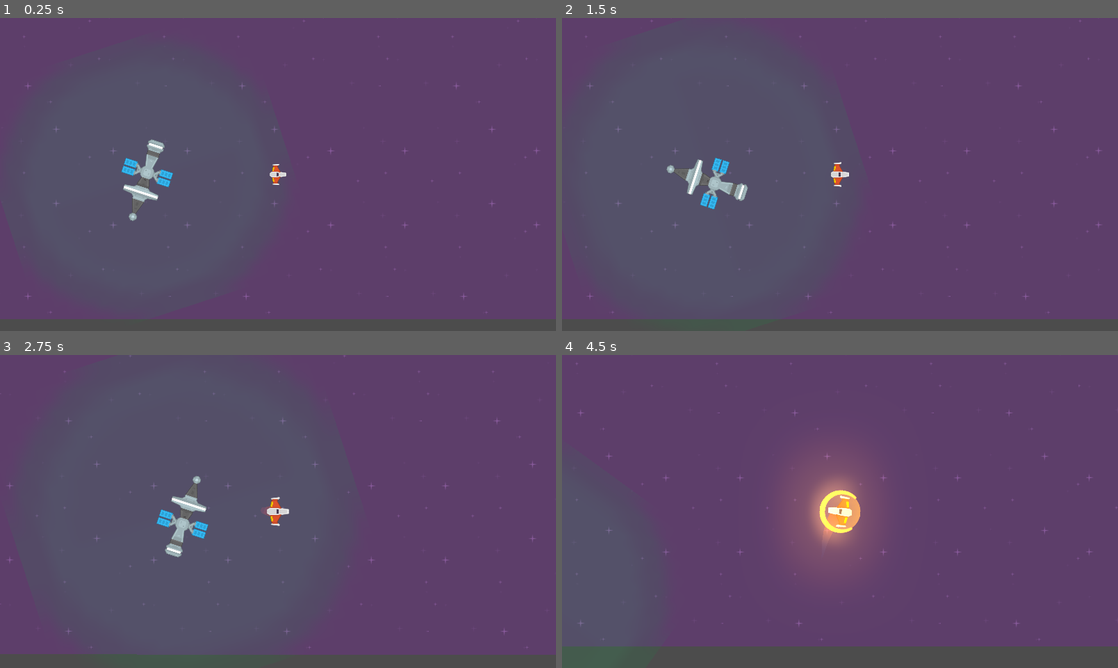
Above: before the commit, frames 1-4 (two rows, left to right).
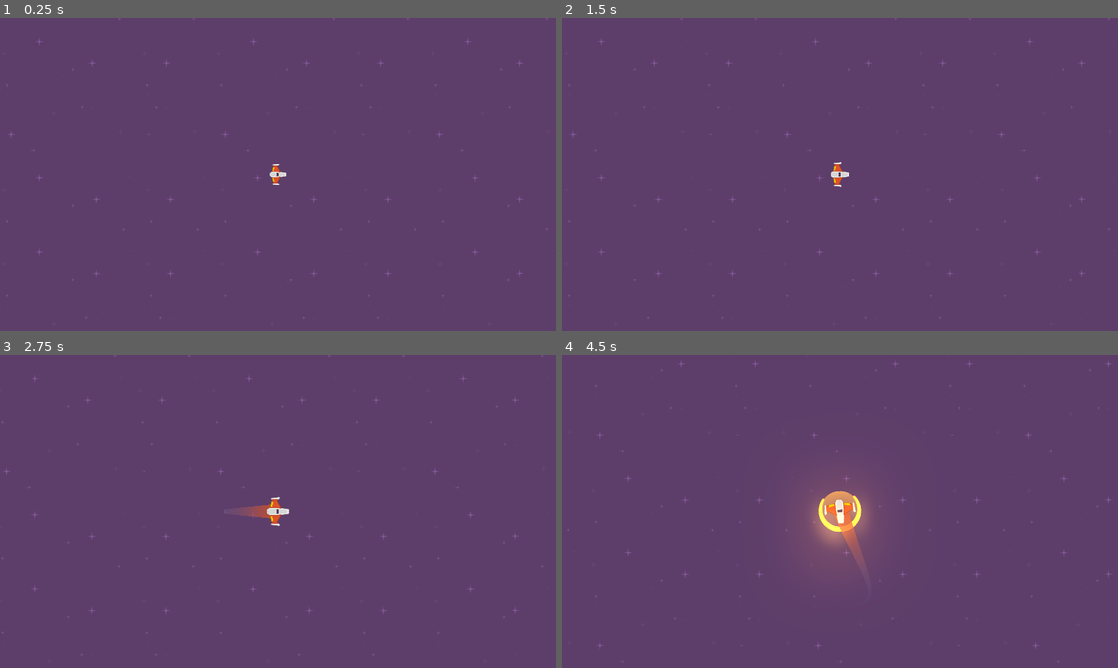
Above: after the commit, the same moments.

Repository: Elunneh/Juego-Meteo
Game: Godot game, scene res://Juego/Niveles/NivelTest.tscn
Two runs of this game, one before a commit and one after it. Both use one fixed random seed, a clock stepped at 60 frames per second and the inputs below.
Inputs (mouse positions are in pixels of both pictures, inside the frame that each line leads up to):
- Up to frame 1 (0.25 s): no input
- Up to frame 2 (1.5 s): move the mouse to (962, 158) at 0.52 s; press the mouse at (962, 158) at 0.53 s; hold W (mover_adelante) 0.53-1.28 s; move the mouse to (728, 190) at 1.27 s; release the mouse at (728, 190) at 1.28 s; hold S (mover_atras) from 1.28 s (still down); right-click (728, 190) at 1.35 s
- Up to frame 3 (2.75 s): move the mouse to (333, 442) at 2.02 s; release S (mover_atras) at 2.03 s; hold W (mover_adelante) from 2.03 s (still down); tap E (recarga_laser) at 2.1 s
- Up to frame 4 (4.5 s): move the mouse to (812, 574) at 2.77 s; tap A (rotar_antihorario) at 2.85 s; move the mouse to (1006, 558) at 3.52 s; release W (mover_adelante) at 3.53 s; hold D (rotar_horario) 3.53-4.28 s; hold S (mover_atras) from 3.53 s (still down); tap Middle mouse button (escudo) at 4.15 s; move the mouse to (673, 464) at 4.27 s; tap Mouse wheel up (zoom_acercar) at 4.35 s

The runs differ from the first frame. In frame 1, 5.0% of the frame differs, in the area x 0-100%, y 0-100%; in frame 2, 5.0%; in frame 3, 5.8%; in frame 4, 8.6%, in the area x 0-100%, y 2-100%.

Commit message:
actualizado

Diff:
--- /dev/null
+++ b/Juego/Naves/NaveBase.gd
@@ -0,0 +1,68 @@
+##NaveBase.gd
+class_name NaveBase
+extends RigidBody2D
+
+##Enums
+enum ESTADO {SPAWN, VIVO, INVENCIBLE, MUERTO}
+
+##Atributos Export
+export var hitpoints: float = 20.0
+
+##Atributos
+var estado_actual:int = ESTADO.SPAWN
+
+##Atributos Onready
+onready var colisionador:CollisionShape2D = $CollisionShape2D
+onready var impacto_sfx: AudioStreamPlayer = $ImpactoSFX
+onready var canion:Canion = $Canion
+
+## Metodos
+func _ready()-> void:
+	controlador_estados(estado_actual)
+
+## Metodos Custom
+
+func controlador_estados(nuevo_estado: int)-> void:
+	match nuevo_estado:
+		ESTADO.SPAWN:
+			colisionador.set_deferred("disabled", true)
+			canion.set_puede_disparar(false)
+		ESTADO.VIVO:
+			colisionador.set_deferred("disabled", false)
+			canion.set_puede_disparar(true)
+		ESTADO.INVENCIBLE:
+			colisionador.set_deferred("disabled", true)
+		ESTADO.MUERTO:
+			colisionador.set_deferred("disabled", true)
+			canion.set_puede_disparar(false)
+			Eventos.emit_signal("nave_destruida", self, global_position)
+			queue_free()
+		_:
+			printerr("Error de Estado")
+	estado_actual = nuevo_estado
+
+## Destruccion
+func destruir() -> void:
+	controlador_estados(ESTADO.MUERTO)
+	Eventos.emit_signal("nave_destruida", self, global_position, 3)
+	queue_free()
+
+
+func recibir_danio(danio:float)-> void:
+	hitpoints -= danio
+	if hitpoints <= 0.0:
+		Eventos.emit_signal("nave_destruida",self, global_position, 3)
+
+		controlador_estados(ESTADO.MUERTO)
+		impacto_sfx.play()
+		queue_free()
+
+
+func _on_AnimationPlayer_animation_finished(anim_name: String)-> void:
+	if anim_name == "Spawn":
+		controlador_estados(ESTADO.VIVO)
+
+func _on_body_entered(body):
+	if body is Meteoritos:
+		body.destruir()
+		destruir()
--- /dev/null
+++ b/Juego/Naves/NaveBase.tscn
@@ -0,0 +1,29 @@
+[gd_scene load_steps=5 format=2]
+
+[ext_resource path="res://Juego/Naves/NaveBase.gd" type="Script" id=1]
+[ext_resource path="res://Juego/Proyectiles/Canion.tscn" type="PackedScene" id=2]
+[ext_resource path="res://Juego/Proyectiles/ProyectilPlayer.tscn" type="PackedScene" id=3]
+[ext_resource path="res://Juego/Naves/Player/Sonidos/impacto.ogg" type="AudioStream" id=6]
+
+[node name="NaveBase" type="RigidBody2D"]
+collision_layer = 2147483648
+collision_mask = 0
+gravity_scale = 0.0
+script = ExtResource( 1 )
+hitpoints = 100.0
+
+[node name="Sprite" type="Sprite" parent="."]
+
+[node name="CollisionShape2D" type="CollisionShape2D" parent="."]
+position = Vector2( -7.62939e-06, 0.314972 )
+
+[node name="Canion" parent="." instance=ExtResource( 2 )]
+position = Vector2( 1.124, 0 )
+proyectil = ExtResource( 3 )
+danio_proyectil = 8
+
+[node name="ImpactoSFX" type="AudioStreamPlayer" parent="."]
+stream = ExtResource( 6 )
+volume_db = -12.077
+bus = "SFX"
+[connection signal="body_entered" from="." to="." method="_on_body_entered"]
--- /dev/null
+++ b/Juego/Naves/Player/Estela/AnimationPlayer.tscn
@@ -0,0 +1,37 @@
+[gd_scene load_steps=3 format=2]
+
+[sub_resource type="Animation" id=1]
+resource_name = "Default"
+tracks/0/type = "value"
+tracks/0/path = NodePath("Sprite:scale")
+tracks/0/interp = 1
+tracks/0/loop_wrap = true
+tracks/0/imported = false
+tracks/0/enabled = true
+tracks/0/keys = {
+"times": PoolRealArray( 0, 1 ),
+"transitions": PoolRealArray( 1, 1 ),
+"update": 0,
+"values": [ Vector2( 1, 1 ), Vector2( 1, 1 ) ]
+}
+
+[sub_resource type="Animation" id=2]
+resource_name = "Spawn"
+length = 1.6
+tracks/0/type = "value"
+tracks/0/path = NodePath("Sprite:scale")
+tracks/0/interp = 1
+tracks/0/loop_wrap = true
+tracks/0/imported = false
+tracks/0/enabled = true
+tracks/0/keys = {
+"times": PoolRealArray( 0, 0.2, 0.5, 0.8, 1.1, 1.3, 1.6 ),
+"transitions": PoolRealArray( 1, 1, 0.965937, 3.4822, 0.277392, 3.13834, 1 ),
+"update": 0,
+"values": [ Vector2( 1, 1 ), Vector2( 0.8, 0.8 ), Vector2( 0.5, 0.5 ), Vector2( 0.8, 0.8 ), Vector2( 0.5, 0.5 ), Vector2( 0.8, 0.8 ), Vector2( 1, 1 ) ]
+}
+
+[node name="AnimationPlayer" type="AnimationPlayer"]
+autoplay = "Spawn"
+anims/Default = SubResource( 1 )
+anims/Spawn = SubResource( 2 )
--- /dev/null
+++ b/Juego/Naves/Player/Estela/CamaraPlayer.tscn
@@ -0,0 +1,9 @@
+[gd_scene load_steps=2 format=2]
+
+[ext_resource path="res://Juego/Naves/Player/CamaraPlayer.gd" type="Script" id=1]
+
+[node name="CamaraPlayer" type="Camera2D"]
+current = true
+script = ExtResource( 1 )
+
+[node name="TweenZoom" type="Tween" parent="."]
--- /dev/null
+++ b/Juego/Naves/Player/Estela/EstelaPuntoInicio.tscn
@@ -0,0 +1,27 @@
+[gd_scene load_steps=5 format=2]
+
+[ext_resource path="res://Juego/Naves/Player/Estela/Trail2D.tscn" type="PackedScene" id=1]
+[ext_resource path="res://Juego/Naves/Player/Estela/Trail2D.gd" type="Script" id=2]
+
+[sub_resource type="Curve" id=1]
+_data = [ Vector2( 0, 0 ), 0.0, 1.0, 0, 1, Vector2( 1, 1 ), 1.0, 0.0, 1, 0 ]
+
+[sub_resource type="Gradient" id=2]
+colors = PoolColorArray( 0.294118, 0.356863, 0.670588, 0, 0.788235, 0.301961, 0.164706, 1 )
+
+[node name="EstelaPuntoInicio" type="Position2D"]
+position = Vector2( 0.00481033, 0 )
+
+[node name="Trail2D" type="Line2D" parent="." instance=ExtResource( 1 )]
+points = PoolVector2Array( 0, 0, 60, 0 )
+width = 50.0
+width_curve = SubResource( 1 )
+default_color = Color( 1, 1, 1, 1 )
+gradient = SubResource( 2 )
+joint_mode = 2
+script = ExtResource( 2 )
+is_emitting = true
+resolution = 5.0
+lifetime = 0.6
+max_points = 150
+target_path = NodePath("../../../NaveBase/EstelaPuntoInicio")
--- a/Juego/Naves/Player/Player.gd
+++ b/Juego/Naves/Player/Player.gd
@@ -1,27 +1,19 @@
 class_name Player
-extends RigidBody2D
-
-##Enums
-enum ESTADO {SPAWN, VIVO, INVENCIBLE, MUERTO}
+extends NaveBase
 
 ##Atributos export
-export var potencia_motor:int = 20
-export var potencia_rotacion: int = 280
+export var potencia_motor:int = 18
+export var potencia_rotacion: int = 260
 export var estela_maxima:int = 150
-export var hitpoints: float = 15.0
 
 ##Atributos
 var empuje:Vector2 = Vector2.ZERO
 var dir_rotacion:int = 0
-var estado_actual:int = ESTADO.SPAWN
 
 ##Atributos Onready
-onready var canion:Canion = $Canion
 onready var laser:RayoLaser = $LaserBeam2D setget, get_laser
 onready var estela:Estela = $EstelaPuntoInicio/Trail2D
 onready var motor_sfx: Motor = $MotorSFX
-onready var colisionador:CollisionShape2D = $CollisionShape2D
-onready var impacto_sfx: AudioStreamPlayer = $ImpactoSFX
 onready var escudo: Escudo = $Escudo setget, get_escudo
 
 ##Setter y Getter
@@ -32,19 +24,7 @@
 func get_escudo() -> Escudo:
 	return escudo
 
-
-## Metodos
-func _ready()-> void:
-	controlador_estados(estado_actual)
-
-
-func _integrate_forces(state: Physics2DDirectBodyState) ->void:
-	apply_central_impulse(empuje.rotated(rotation))
-	apply_torque_impulse(dir_rotacion * potencia_rotacion)
-
-func _process(delta: float)-> void:
-	player_input()
-
+##Metodos
 func _unhandled_input(event: InputEvent)-> void:
 	if not esta_input_activo():
 		return
@@ -57,12 +37,14 @@
 
 
 	##disparo de rayo
+
 	if event.is_action_pressed("disparo_secundario"):
 		laser.set_is_casting(true)
 	if event.is_action_released("disparo_secundario"):
 		laser.set_is_casting(false)
 
 ##control de Estela y sonido de Motor
+
 	if event.is_action_pressed("mover_adelante"):
 		estela.set_max_points(estela_maxima)
 		motor_sfx.sonido_on()
@@ -73,39 +55,18 @@
 	if (event.is_action_released("mover_adelante") or event.is_action_released("mover_atras")):
 		motor_sfx.sonido_off()
 
+func _integrate_forces(state: Physics2DDirectBodyState) ->void:
+	apply_central_impulse(empuje.rotated(rotation))
+	apply_torque_impulse(dir_rotacion * potencia_rotacion)
 
+func _process(delta: float)-> void:
+	player_input()
 
-## Metodos Custom
-
-
-func controlador_estados(nuevo_estado: int)-> void:
-	match nuevo_estado:
-		ESTADO.SPAWN:
-			colisionador.set_deferred("disabled", true)
-			canion.set_puede_disparar(false)
-		ESTADO.VIVO:
-			colisionador.set_deferred("disabled", false)
-			canion.set_puede_disparar(true)
-		ESTADO.INVENCIBLE:
-			colisionador.set_deferred("disabled", true)
-		ESTADO.MUERTO:
-			colisionador.set_deferred("disabled", true)
-			canion.set_puede_disparar(false)
-			Eventos.emit_signal("nave_destruida", self, global_position)
-			queue_free()
-		_:
-			printerr("Error de Estado")
-	estado_actual = nuevo_estado
-
-func esta_input_activo() -> bool:
-	if estado_actual in [ESTADO.MUERTO, ESTADO.SPAWN]:
-		return false
-	return true
+##Metodo custom
 
 func player_input() -> void:
 	if not esta_input_activo():
 		return
-
 
 	#Empuje
 	empuje = Vector2.ZERO
@@ -127,33 +88,7 @@
 	if Input. is_action_just_released("disparo_principal"):
 		canion.set_esta_disparando(false)
 
-
-
-## Destruccion
-func destruir() -> void:
-	controlador_estados(ESTADO.MUERTO)
-	Eventos.emit_signal("nave_destruida", self, global_position, 3)
-	queue_free()
-
-
-func recibir_danio(danio:float)-> void:
-	hitpoints -= danio
-	if hitpoints <= 0.0:
-		Eventos.emit_signal("nave_destruida",self, global_position, 3)
-
-		controlador_estados(ESTADO.MUERTO)
-		impacto_sfx.play()
-		queue_free()
-
-
-
-
-func _on_AnimationPlayer_animation_finished(anim_name: String)-> void:
-	if anim_name == "Spawn":
-		controlador_estados(ESTADO.VIVO)
-
-
-func _on_body_entered(body):
-	if body is Meteoritos:
-		body.destruir()
-		destruir()
+func esta_input_activo() -> bool:
+	if estado_actual in [ESTADO.MUERTO, ESTADO.SPAWN]:
+		return false
+	return true
--- a/Juego/Naves/Player/Player.tscn
+++ b/Juego/Naves/Player/Player.tscn
@@ -1,118 +1,64 @@
-[gd_scene load_steps=15 format=2]
+[gd_scene load_steps=12 format=2]
 
-[ext_resource path="res://Juego/Naves/Player/player_orange.png" type="Texture" id=1]
+[ext_resource path="res://Juego/Naves/Player/Estela/EstelaPuntoInicio.tscn" type="PackedScene" id=1]
 [ext_resource path="res://Juego/Naves/Player/MaterialFisico.tres" type="PhysicsMaterial" id=2]
-[ext_resource path="res://Juego/Naves/Player/Player.gd" type="Script" id=3]
-[ext_resource path="res://Juego/Proyectiles/Canion.tscn" type="PackedScene" id=4]
+[ext_resource path="res://Juego/Naves/Player/Estela/AnimationPlayer.tscn" type="PackedScene" id=3]
+[ext_resource path="res://Juego/Naves/Player/Estela/CamaraPlayer.tscn" type="PackedScene" id=4]
 [ext_resource path="res://Juego/LaseBeam/LaserBeam2D.tscn" type="PackedScene" id=5]
-[ext_resource path="res://Juego/Naves/Player/Estela/Trail2D.tscn" type="PackedScene" id=6]
 [ext_resource path="res://Juego/Naves/Player/Sonidos/MotorSFX.tscn" type="PackedScene" id=7]
-[ext_resource path="res://Juego/Naves/Player/Sonidos/impacto.ogg" type="AudioStream" id=8]
+[ext_resource path="res://Juego/Naves/Player/player_orange.png" type="Texture" id=8]
 [ext_resource path="res://Juego/Naves/Player/Escudo/Escudo.tscn" type="PackedScene" id=9]
-[ext_resource path="res://Juego/Proyectiles/ProyectilPlayer.tscn" type="PackedScene" id=10]
-[ext_resource path="res://Juego/Naves/Player/CamaraPlayer.gd" type="Script" id=11]
+[ext_resource path="res://Juego/Naves/Player/Player.gd" type="Script" id=10]
+[ext_resource path="res://Juego/Naves/NaveBase.tscn" type="PackedScene" id=11]
 
 [sub_resource type="CircleShape2D" id=1]
-radius = 37.0115
+radius = 40.3496
 
-[sub_resource type="Animation" id=2]
-resource_name = "Default"
-tracks/0/type = "value"
-tracks/0/path = NodePath("Sprite:scale")
-tracks/0/interp = 1
-tracks/0/loop_wrap = true
-tracks/0/imported = false
-tracks/0/enabled = true
-tracks/0/keys = {
-"times": PoolRealArray( 0, 1 ),
-"transitions": PoolRealArray( 1, 1 ),
-"update": 0,
-"values": [ Vector2( 1, 1 ), Vector2( 1, 1 ) ]
-}
-
-[sub_resource type="Animation" id=3]
-resource_name = "Spawn"
-length = 1.6
-tracks/0/type = "value"
-tracks/0/path = NodePath("Sprite:scale")
-tracks/0/interp = 1
-tracks/0/loop_wrap = true
-tracks/0/imported = false
-tracks/0/enabled = true
-tracks/0/keys = {
-"times": PoolRealArray( 0, 0.2, 0.5, 0.8, 1.1, 1.3, 1.6 ),
-"transitions": PoolRealArray( 1, 1, 0.965937, 3.4822, 0.277392, 3.13834, 1 ),
-"update": 0,
-"values": [ Vector2( 1, 1 ), Vector2( 0.8, 0.8 ), Vector2( 0.5, 0.5 ), Vector2( 0.8, 0.8 ), Vector2( 0.5, 0.5 ), Vector2( 0.8, 0.8 ), Vector2( 1, 1 ) ]
-}
-
-[node name="Player" type="RigidBody2D"]
-z_index = 50
-z_as_relative = false
+[node name="Player" instance=ExtResource( 11 )]
+collision_layer = 2147483649
+collision_mask = 22
 physics_material_override = ExtResource( 2 )
-gravity_scale = 0.0
 contacts_reported = 2
 contact_monitor = true
 can_sleep = false
 linear_damp = 1.0
 angular_damp = 4.0
-script = ExtResource( 3 )
-hitpoints = 100.0
+script = ExtResource( 10 )
+potencia_motor = 50
+potencia_rotacion = 150
 
-[node name="Sprite" type="Sprite" parent="."]
+[node name="Sprite" parent="." index="0"]
 rotation = 1.5708
-texture = ExtResource( 1 )
+z_index = 40
+z_as_relative = false
+texture = ExtResource( 8 )
 
-[node name="CollisionShape2D" type="CollisionShape2D" parent="."]
-position = Vector2( -7.62939e-06, 0.314972 )
+[node name="CollisionShape2D" parent="." index="1"]
 shape = SubResource( 1 )
 
-[node name="Canion" parent="." instance=ExtResource( 4 )]
-position = Vector2( 1.124, 0 )
-proyectil = ExtResource( 10 )
-danio_proyectil = 8
+[node name="Canion" parent="." index="2"]
+position = Vector2( 0, 0 )
 
 [node name="PuntoIzquierdo" parent="Canion" index="0"]
-position = Vector2( 0, -33 )
+position = Vector2( 0, -28 )
 
 [node name="PuntoDerecho" parent="Canion" index="1"]
-position = Vector2( 0, 33 )
+position = Vector2( 0, 28 )
 
-[node name="LaserBeam2D" parent="." instance=ExtResource( 5 )]
-position = Vector2( 35.8672, -0.23597 )
+[node name="Escudo" parent="." index="4" instance=ExtResource( 9 )]
 
-[node name="EstelaPuntoInicio" type="Position2D" parent="."]
-position = Vector2( 0.00481033, 0 )
+[node name="EstelaPuntoInicio" parent="." index="5" instance=ExtResource( 1 )]
+position = Vector2( -10.9552, 0 )
 
-[node name="Trail2D" parent="EstelaPuntoInicio" instance=ExtResource( 6 )]
-points = PoolVector2Array( 0, 0, 60, 0 )
-width = 50.0
-is_emitting = true
-resolution = 5.0
-lifetime = 0.6
-max_points = 150
-target_path = NodePath("..")
+[node name="MotorSFX" parent="." index="6" instance=ExtResource( 7 )]
 
-[node name="MotorSFX" parent="." instance=ExtResource( 7 )]
+[node name="AnimationPlayer" parent="." index="7" instance=ExtResource( 3 )]
 
-[node name="AnimationPlayer" type="AnimationPlayer" parent="."]
-autoplay = "Spawn"
-anims/Default = SubResource( 2 )
-anims/Spawn = SubResource( 3 )
+[node name="CamaraPlayer" parent="." index="8" instance=ExtResource( 4 )]
 
-[node name="ImpactoSFX" type="AudioStreamPlayer" parent="."]
-stream = ExtResource( 8 )
-volume_db = -12.077
-bus = "SFX"
-
-[node name="Escudo" parent="." instance=ExtResource( 9 )]
-
-[node name="CamaraPlayer" type="Camera2D" parent="."]
-current = true
-script = ExtResource( 11 )
-
-[node name="TweenZoom" type="Tween" parent="CamaraPlayer"]
-[connection signal="body_entered" from="." to="." method="_on_body_entered"]
+[node name="LaserBeam2D" parent="." index="9" instance=ExtResource( 5 )]
+position = Vector2( 33.8461, 0 )
+z_index = -41
 [connection signal="animation_finished" from="AnimationPlayer" to="." method="_on_AnimationPlayer_animation_finished"]
 
 [editable path="Canion"]
--- a/Juego/Niveles/NivelTest.tscn
+++ b/Juego/Niveles/NivelTest.tscn
@@ -95,9 +95,6 @@
 [node name="EstacionRecarga" parent="ContenedorEstaciones" instance=ExtResource( 12 )]
 position = Vector2( 412.95, 497.803 )
 
-[node name="Player" parent="." instance=ExtResource( 1 )]
-position = Vector2( 873.876, 475.856 )
-
 [node name="WorldEnvironment" type="WorldEnvironment" parent="."]
 environment = ExtResource( 2 )
 
@@ -107,4 +104,7 @@
 [node name="TweenZoom" type="Tween" parent="CamaraNivel"]
 
 [node name="TweenCamara" type="Tween" parent="."]
+
+[node name="Player" parent="." instance=ExtResource( 1 )]
+position = Vector2( -347.738, -715.635 )
 [connection signal="tween_completed" from="TweenCamara" to="." method="_on_TweenCamara_tween_completed"]
--- a/project.godot
+++ b/project.godot
@@ -74,12 +74,17 @@
 "language": "GDScript",
 "path": "res://Juego/Naves/Player/Sonidos/MotorSFX.gd"
 }, {
+"base": "RigidBody2D",
+"class": "NaveBase",
+"language": "GDScript",
+"path": "res://Juego/Naves/NaveBase.gd"
+}, {
 "base": "Node2D",
 "class": "Nivel",
 "language": "GDScript",
 "path": "res://Juego/Niveles/Nivel.gd"
 }, {
-"base": "RigidBody2D",
+"base": "NaveBase",
 "class": "Player",
 "language": "GDScript",
 "path": "res://Juego/Naves/Player/Player.gd"
@@ -118,6 +123,7 @@
 "Meteoritos": "",
 "MeteoritosSpawner": "",
 "Motor": "",
+"NaveBase": "",
 "Nivel": "",
 "Player": "",
 "Proyectil": "",
